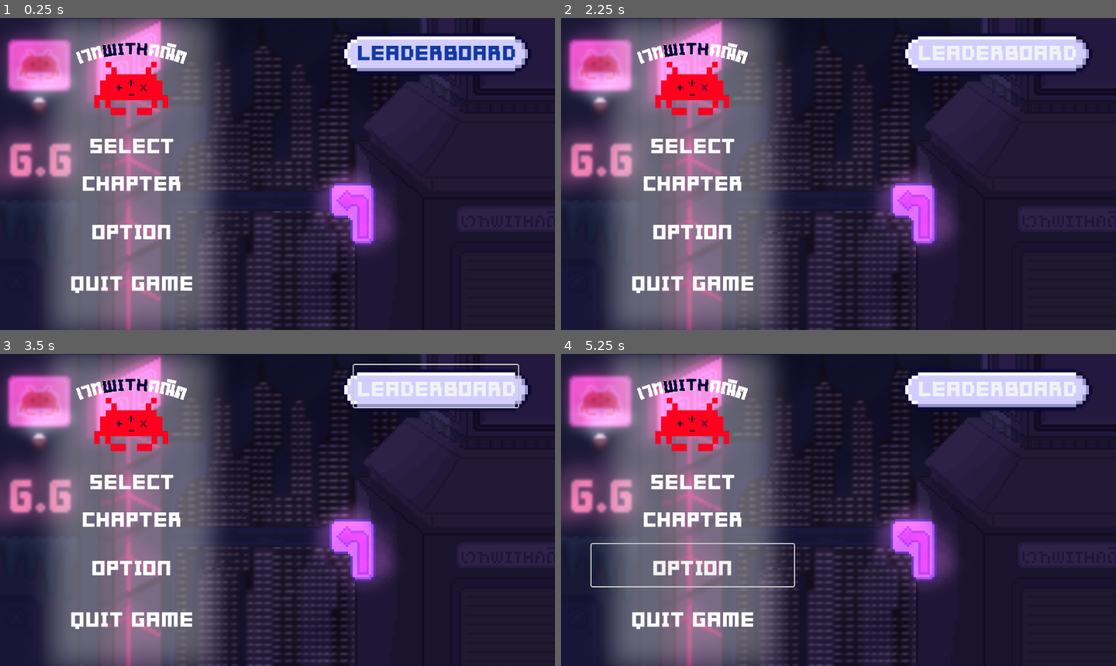
Above: before the commit, frames 1-4 (two rows, left to right).
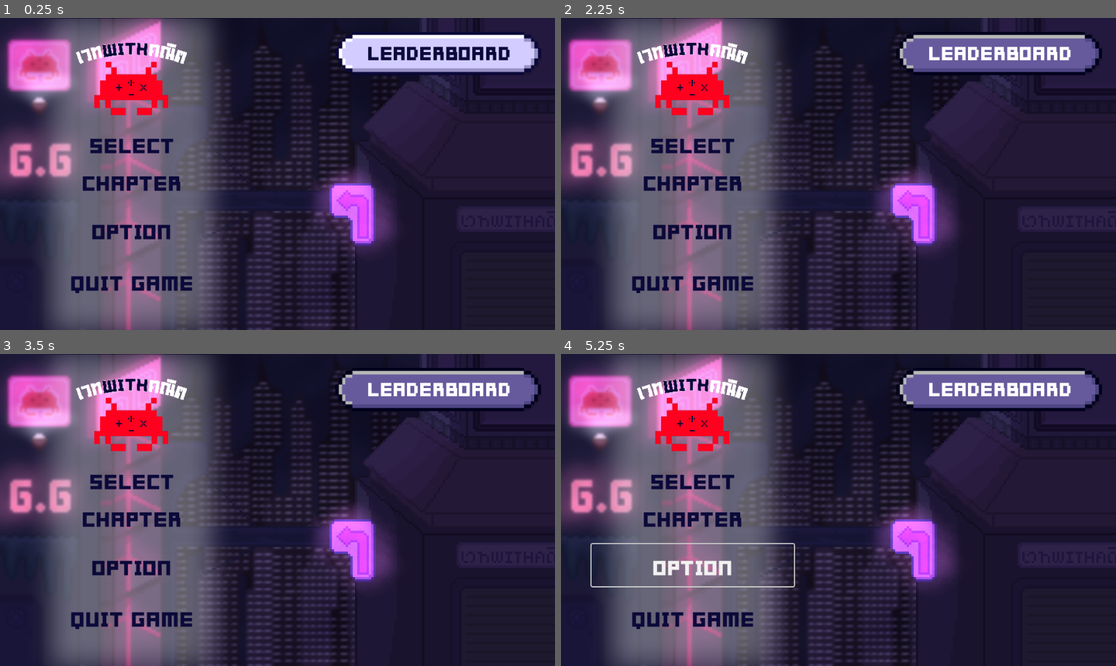
Above: after the commit, the same moments.

Repository: nooparnjang/Magic_WITH_math
Game: Godot game, scene res://scenes/mainmenu/MainMenu.tscn
The game is run twice, just before and just after one commit, with the same random seed, the same clock (stepped at 60 frames per second) and the same inputs. This scene is started directly instead of the project's main scene.
Inputs:
- Up to frame 1 (0.25 s): no input
- Up to frame 2 (2.25 s): click "SELECT CHAPTER" at 0.5 s; click "OPTION" at 1.25 s; click "LEADERBOARD" at 2 s
- Up to frame 3 (3.5 s): tap Enter (ui_accept) at 2.75, 3.02 s; hold Right (ui_right) from 2.78 s (still down)
- Up to frame 4 (5.25 s): tap Enter (ui_accept) at 3.5, 3.77, 4.25, 5 s; release Right (ui_right) at 4.28 s; hold Left (ui_left) 4.28-5.03 s; hold Right (ui_right) from 5.03 s (still down)

The runs differ from the first frame. In frame 1, 4.4% of the frame differs, in the area x 12-98%, y 4-89%; in frame 2, 6.4%; in frame 3, 6.6%, in the area x 12-98%, y 3-89%; in frame 4, 5.9%.

Commit message:
saiparn work ultimate 1
1. add hover to main menu button
2. change leaderboard button properties
3. add hover to leaderboard button

ongoing :
add hover to main menu button (not done)

Diff:
--- /dev/null
+++ b/scenes/gameplay/script/leaderboard_button.gd
@@ -0,0 +1,12 @@
+extends TextureButton
+
+@onready var label = $Label
+
+var normal_color = Color("#0c0a3a")
+var hover_color = Color("#ffffff")
+
+func _process(_delta):
+	if is_hovered():
+		label.add_theme_color_override("font_color", hover_color)
+	else:
+		label.add_theme_color_override("font_color", normal_color)
--- a/scenes/mainmenu/MainMenu.tscn
+++ b/scenes/mainmenu/MainMenu.tscn
@@ -5,7 +5,9 @@
 [ext_resource type="Texture2D" uid="uid://cjusbb24cphia" path="res://assets/UI/Rectangle 6.png" id="4_wvips"]
 [ext_resource type="Texture2D" uid="uid://cpakynryg5l8v" path="res://assets/UI/LEADERBOARD.png" id="5_ryigd"]
 [ext_resource type="FontFile" uid="uid://crcbg7k8p2jdw" path="res://assets/font/EDSamernar.ttf" id="6_7j4e4"]
+[ext_resource type="Texture2D" uid="uid://dnbpae683c3ho" path="res://assets/UI/LEADERBOARD_hover.png" id="6_wvips"]
 [ext_resource type="Texture2D" uid="uid://dnbvcr2kqm81u" path="res://assets/UI/เวทWITHคณิต LOGO 1.png" id="7_chemg"]
+[ext_resource type="Script" uid="uid://0m6anat8fxeg" path="res://scenes/gameplay/script/leaderboard_button.gd" id="7_ryigd"]
 
 [sub_resource type="StyleBoxTexture" id="StyleBoxTexture_ryigd"]
 texture = ExtResource("1_o8ig8")
@@ -40,6 +42,7 @@
 anchor_bottom = 1.0
 grow_horizontal = 2
 grow_vertical = 2
+mouse_filter = 2
 
 [node name="backbutton" type="Panel" parent="." unique_id=2094999074]
 custom_minimum_size = Vector2(350, 0)
@@ -50,64 +53,76 @@
 offset_bottom = 541.0
 theme_override_styles/panel = SubResource("StyleBoxTexture_7j4e4")
 
-[node name="Leaderboard" type="Sprite2D" parent="." unique_id=1814546491]
-position = Vector2(754.2358, 64.37501)
-scale = Vector2(0.64430887, 0.64430887)
-texture = ExtResource("5_ryigd")
-
-[node name="เวทwithคณิตLogo1" type="Sprite2D" parent="." unique_id=113070982]
-position = Vector2(227.00002, 101)
-scale = Vector2(0.4135, 0.4135)
-texture = ExtResource("7_chemg")
-
-[node name="selectchapter" type="Button" parent="." unique_id=668538490]
+[node name="selectchapter" type="Button" parent="backbutton" unique_id=668538490]
 custom_minimum_size = Vector2(350, 0)
 layout_mode = 0
-offset_left = 52.0
-offset_top = 180.0
-offset_right = 402.0
-offset_bottom = 318.0
-theme_override_colors/font_color = Color(1, 1, 1, 1)
+offset_left = 9.0
+offset_top = 179.0
+offset_right = 359.0
+offset_bottom = 317.0
+theme_override_colors/font_color = Color(0.047058824, 0.039215688, 0.22745098, 1)
 theme_override_fonts/font = ExtResource("6_7j4e4")
 theme_override_font_sizes/font_size = 50
 text = "SELECT
 CHAPTER"
 flat = true
 
-[node name="option" type="Button" parent="." unique_id=1102908938]
+[node name="option" type="Button" parent="backbutton" unique_id=1102908938]
 custom_minimum_size = Vector2(350, 0)
 layout_mode = 0
-offset_left = 53.0
-offset_top = 329.0
-offset_right = 403.0
-offset_bottom = 402.0
-theme_override_colors/font_color = Color(1, 1, 1, 1)
+offset_left = 10.0
+offset_top = 328.0
+offset_right = 360.0
+offset_bottom = 401.0
+theme_override_colors/font_color = Color(0.047058824, 0.039215688, 0.22745098, 1)
 theme_override_fonts/font = ExtResource("6_7j4e4")
 theme_override_font_sizes/font_size = 50
 text = "OPTION"
 flat = true
 
-[node name="quit" type="Button" parent="." unique_id=1303901794]
+[node name="quit" type="Button" parent="backbutton" unique_id=1303901794]
 custom_minimum_size = Vector2(350, 0)
 layout_mode = 0
-offset_left = 53.0
-offset_top = 418.0
-offset_right = 403.0
-offset_bottom = 491.0
-theme_override_colors/font_color = Color(1, 1, 1, 1)
+offset_left = 10.0
+offset_top = 417.0
+offset_right = 360.0
+offset_bottom = 490.0
+theme_override_colors/font_color = Color(0.047058824, 0.039215688, 0.22745098, 1)
 theme_override_fonts/font = ExtResource("6_7j4e4")
 theme_override_font_sizes/font_size = 50
 text = "QUIT GAME"
 flat = true
 
-[node name="leaderboard" type="Button" parent="." unique_id=1345814985]
+[node name="leaderboard" type="TextureButton" parent="." unique_id=544905916]
 layout_mode = 0
-offset_left = 612.0
-offset_top = 19.0
-offset_right = 896.0
-offset_bottom = 92.0
-theme_override_colors/font_color = Color(0.07331369, 0.22635275, 0.6427864, 1)
+offset_left = 580.0
+offset_top = 24.0
+offset_right = 936.09753
+offset_bottom = 99.0
+texture_normal = ExtResource("5_ryigd")
+texture_hover = ExtResource("6_wvips")
+ignore_texture_size = true
+stretch_mode = 0
+script = ExtResource("7_ryigd")
+
+[node name="Label" type="Label" parent="leaderboard" unique_id=421791723]
+layout_mode = 1
+anchors_preset = 8
+anchor_left = 0.5
+anchor_top = 0.5
+anchor_right = 0.5
+anchor_bottom = 0.5
+offset_left = -124.04877
+offset_top = -33.5
+offset_right = 123.95123
+offset_bottom = 25.5
+grow_horizontal = 2
+grow_vertical = 2
 theme_override_fonts/font = ExtResource("6_7j4e4")
-theme_override_font_sizes/font_size = 50
+theme_override_font_sizes/font_size = 45
 text = "LEADERBOARD"
-flat = true
+
+[node name="เวทwithคณิตLogo1" type="Sprite2D" parent="." unique_id=113070982]
+position = Vector2(227.00002, 101)
+scale = Vector2(0.4135, 0.4135)
+texture = ExtResource("7_chemg")
Binary file changed: assets/UI/LEADERBOARD.png
Binary file added: assets/UI/LEADERBOARD_hover.png
Not shown, added: assets/UI/LEADERBOARD_hover.png.import
Not shown, added: scenes/gameplay/script/leaderboard_button.gd.uid
